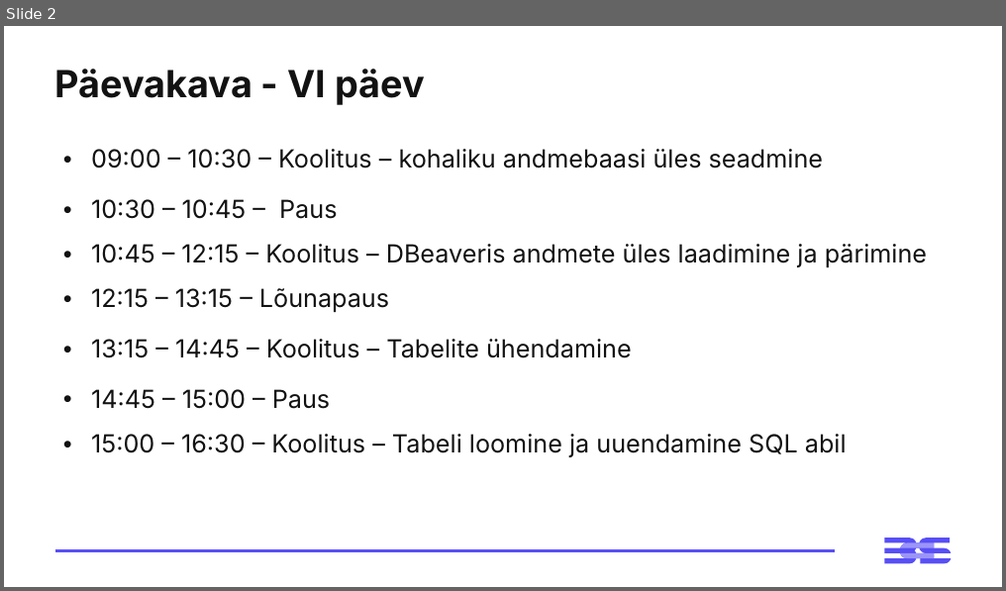
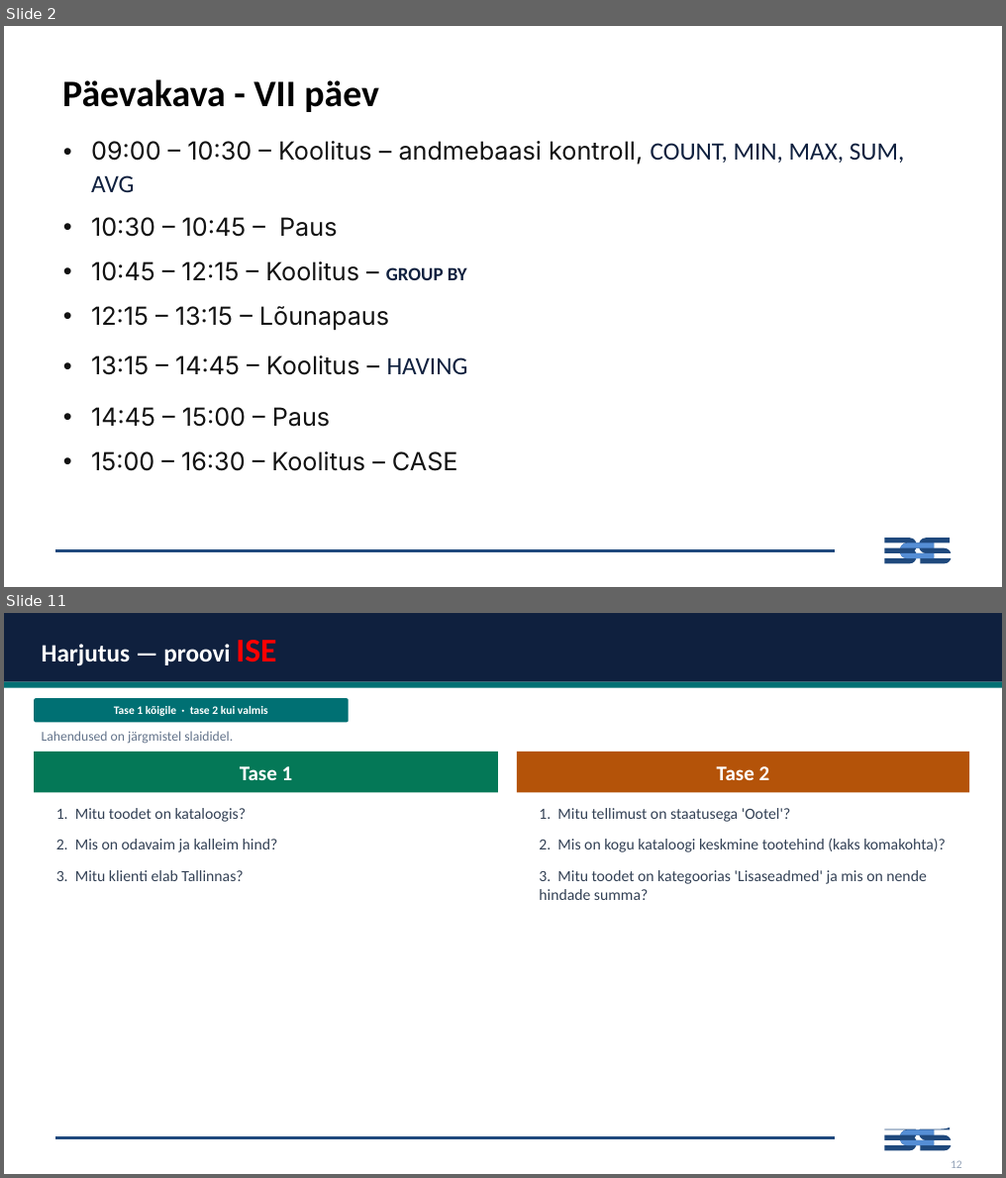
Before and after one commit to emilieabel/andmetarkus, a slide deck: Materjalid/Day7 SQL/7-paev-andmetarkus-esitlus.pptx. Shown one above the other, each under a label of ours: slide 2 before the commit, slides 2 and 11 after it; the slides between them are not shown. The pictures are 1006x591 and 1006x1178 pixels, drawn with LibreOffice and Linux fonts; fonts in the diff are those of the drawing. Boxes give left, top, right and bottom in pixels: in the first picture for what was removed or moved away, otherwise in the second. Text is boxed around its words. In the diff, an @@ line names an element or a change of style, - is before the commit and + after.

```diff
--- a/Materjalid/Day7 SQL/7-paev-andmetarkus-esitlus.pptx
+++ b/Materjalid/Day7 SQL/7-paev-andmetarkus-esitlus.pptx
@@ slide 11 added at <box>4,613,1002,1174</box>, background #FFFFFF; not listed: 3 template elements that a slide beside it also shows @@
@@ rectangle added at <box>4,613,1002,682</box>, fill #0F203E @@
@@ text added at <box>42,640,276,666</box>, 24 pt, text #FFFFFF, bold @@
+Harjutus — proovi ISE
@@ rectangle added at <box>4,682,1002,688</box>, fill #007073 @@
@@ rounded rectangle added at <box>34,698,349,722</box>, fill #007073 @@
@@ text added at <box>42,731,233,744</box>, 13 pt, text #64748B @@
+Lahendused on järgmistel slaididel.
@@ text added at <box>114,706,268,716</box>, 11 pt, text #FFFFFF, bold @@
+Tase 1 kõigile · tase 2 kui valmis
@@ rounded rectangle added at <box>34,752,498,1130</box>, fill #FFFFFF @@
@@ rectangle added at <box>34,752,498,792</box>, fill #047857 @@
@@ rounded rectangle added at <box>517,752,969,1130</box>, fill #FFFFFF @@
@@ rectangle added at <box>517,752,969,792</box>, fill #B45309 @@
@@ text added at <box>240,766,293,780</box>, 20 pt, text #FFFFFF, bold @@
+Tase 1
@@ text added at <box>717,766,770,780</box>, 20 pt, text #FFFFFF, bold @@
+Tase 2
@@ text added at <box>56,808,278,881</box>, 15 pt, text #334155 @@
+1. Mitu toodet on kataloogis?
+2. Mis on odavaim ja kalleim hind?
+3. Mitu klienti elab Tallinnas?
@@ text added at <box>539,808,945,900</box>, 15 pt, text #334155 @@
+1. Mitu tellimust on staatusega 'Ootel'?
+2. Mis on kogu kataloogi keskmine tootehind (kaks komakohta)?
+3. Mitu toodet on kategoorias 'Lisaseadmed' ja mis on nende hindade summa?
@@ text added at <box>950,1160,962,1168</box>, 11 pt, text #94A3B8 @@
+12
@@ slide 2 changed as well @@
@@ title at <box>62,79,379,112</box>: text changed; font Inter to Calibri; text colour #121212 to #000000 @@
-Päevakava - VI päev
+Päevakava - VII päev
@@ table at <box>54,130,951,475</box> @@
-row 1, column 1: 09:00 – 10:30 – Koolitus – kohaliku andmebaasi üles seadmine
+row 1, column 1: 09:00 – 10:30 – Koolitus – andmebaasi kontroll, COUNT, MIN, MAX, SUM, AVG
-row 3, column 1: 10:45 – 12:15 – Koolitus – DBeaveris andmete üles laadimine ja pärimine
+row 3, column 1: 10:45 – 12:15 – Koolitus – GROUP BY
-row 5, column 1: 13:15 – 14:45 – Koolitus – Tabelite ühendamine
+row 5, column 1: 13:15 – 14:45 – Koolitus – HAVING
-row 7, column 1: 15:00 – 16:30 – Koolitus – Tabeli loomine ja uuendamine SQL abil
+row 7, column 1: 15:00 – 16:30 – Koolitus – CASE
@@ line (54, 552) - (835, 552): stroke #584FF5 3 pt to #1F497D 3 pt @@
@@ freeform shape at <box>885,538,951,565</box>: fill #584FF5 to #1F497D @@
@@ freeform shape at <box>901,544,935,559</box>: fill #9B95F9 to #558ED5 @@
```
Also in this commit, not shown: 35 other slides added, 14 slides removed, 59 other files.
